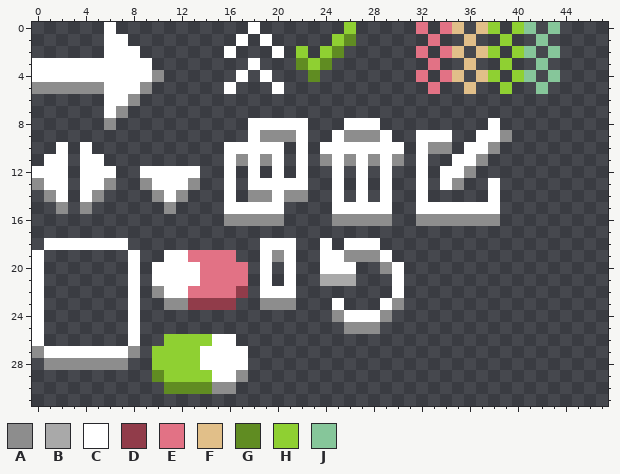
Pixel-art sprite -- assets/textures/interface.png. Above is the file before it was changed.
The file is 48x32 pixels.
Palette (. is transparent): A #8d8d8d  B #a9a9a9  C #ffffff  D #913c4a  E #e27285  F #e1bf89  G #608c22  H #8fd032  J #86c69a
Pixels before, first column x 0:
 0 ......C...........C.......H.....E.EF.FH.HJ.J
 1 ......CC.........C.C.....HG......E..F..H..J.
 2 ......CCC.......C...C.H.HG......E.EF.FH.HJ.J
 3 CCCCCCCCCC........C...GHG........E..F..H..J.
 4 CCCCCCCCCCA......C.C...G........E.EF.FH.HJ.J
 5 AAAAAACCCA......C...C............E..F..H..J.
 6 ......CCA...................................
 7 ......CA....................................
 8 ......A...........CCCCC...CCC.........C.....
 9 ..................CAAAC..CAAAC..CCC..CCA....
10 ..C.C...........CCCCC.C.CCCCCCC.CAA.CCA.....
11 .CC.CC..........CACAC.C.ACACACA.C..CCA......
12 CCC.CCC..CCCCC..C.C.C.C..C.C.C..C.CCA.......
13 ACC.CCA..ACCCA..C.CCCCC..C.C.C..C.CA..C.....
14 .AC.CA....ACA...C.AACAA..C.C.C..C.....C.....
15 ..A.A......A....CCCCC....CCCCC..CCCCCCC.....
16 ................AAAAA....AAAAA..AAAAAAA.....
17 ............................................
18 .CCCCCCC...........CCC..C.CCC...............
19 C.......C..CCEEEE..CAC..CCAAAC..............
20 C.......C.CCCCEEEE.C.C..CCC..AC.............
21 C.......C.CCCCEEEE.C.C..BBB...C.............
22 C.......C.ACCEEEED.CCC........C.............
23 C.......C..AADDDD..AAA...C...CA.............
24 C.......C................ACCCA..............
25 C.......C.................AAA...............
26 C.......C..HHHHCC...........................
27 ACCCCCCCA.HHHHCCCC..........................
28 .AAAAAAA..HHHHCCCC..........................
29 ..........GHHHHCCA..........................
30 ...........GGGGAA...........................
The result:
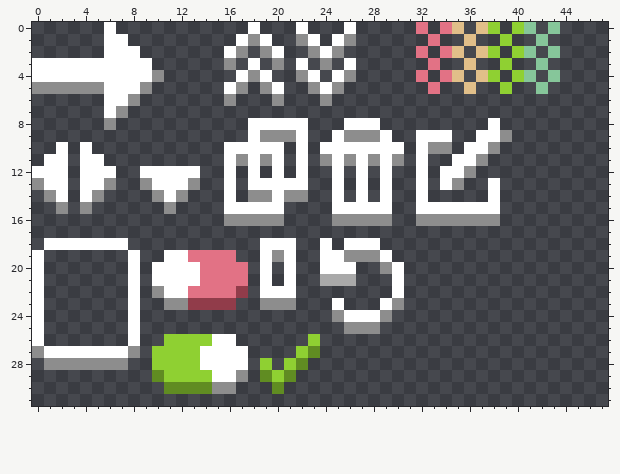
The exact change:
Changed rows in their new state; - is an unchanged pixel.
first column x 16:
 0 ------C---C
 1 --A---AC-CA
 2 -A-A--.ACA-
 3 A---A-C.A-C
 4 --A---AC-CA
 5 -A-A---ACA-
 6 A---A---A--
first column x 19:
26 ----H
27 ---HG
28 H-HG-
29 GHG--
30 -G---
